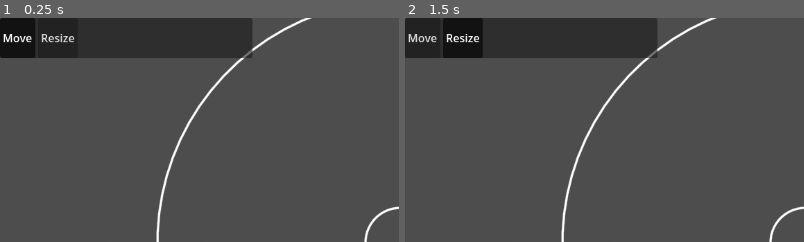
Above: before the commit, frames 1-2 (left to right).
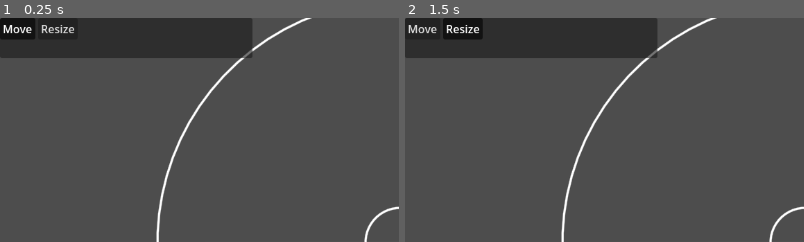
Above: after the commit, the same moments.

Repository: feyrkh/ritualist
Game: Godot game, scene res://ritual/RitualDesignUI.tscn
The game is run twice, just before and just after one commit, with the same random seed, the same clock (stepped at 60 frames per second) and the same inputs.
Inputs:
- Up to frame 1 (0.25 s): no input
- Up to frame 2 (1.5 s): click "Move" at 0.5 s; click "Resize" at 1.25 s
The pictures show only the part of the screen within x 0-50%, y 0-50%; the shares and areas given below are measured in that part.

The runs differ from the first frame. In frame 1, 1.3% of the frame differs, in the area x 0-19%, y 3-18%; in frame 2, 1.4%, in the area x 0-20%, y 3-18%.

Commit message:
Mouse  handle freeze, cursor modes
Move mouse handle logic into top-level UI

Diff:
--- a/project.godot
+++ b/project.godot
@@ -51,6 +51,11 @@
 "events": [Object(InputEventKey,"resource_local_to_scene":false,"resource_name":"","device":-1,"window_id":0,"alt_press …(182 unchanged characters)…
 ]
 }
+select_item={
+"deadzone": 0.5,
+"events": [Object(InputEventMouseButton,"resource_local_to_scene":false,"resource_name":"","device":-1,"window_id":0,"alt_pressed":false,"shift_pressed":false,"ctrl_pressed":false,"meta_pressed":false,"button_mask":0,"position":Vector2(0, 0),"global_position":Vector2(0, 0),"factor":1.0,"button_index":2,"canceled":false,"pressed":false,"double_click":false,"script":null)
+]
+}
 
 [rendering]
 
--- a/ritual/MouseHandle.gd
+++ b/ritual/MouseHandle.gd
@@ -5,18 +5,31 @@
 const HANDLE_RADIUS_BLEED:float = MouseHandle.HANDLE_RADIUS * 3
 const inactive_color = Color(0.9, 0.9, 0.9, 0)
 const active_color = Color(0.7, 1, 0.7, 0.95)
+const frozen_color = Color(0.7, 0.7, 1, 0.95)
 
 var currentHandleOwner:RitualDesignElement
-var dragging:bool = false
 var mousePosDragStart:Vector2
+var frozen:bool = false
+
+func _ready():
+	RitualDesignEvents.mouse_handle_freeze.connect(_mouse_handle_freeze)
+	RitualDesignEvents.mouse_handle_unfreeze.connect(_mouse_handle_unfreeze)
 
 func _draw():
 	draw_circle(Vector2.ZERO, HANDLE_RADIUS, Color(0.9, 0.9, 1, 0.6))
 
+func _mouse_handle_freeze():
+	frozen = true
+	modulate = frozen_color
+	print("Freezing mouse")
+
+func _mouse_handle_unfreeze():
+	frozen = false
+	modulate = inactive_color
+	currentHandleOwner = null
+	print("Unfreezing mouse")
+
 func is_clickable(designElement:RitualDesignElement, actual_dist:float):
-	if dragging:
-		print("Dragging, skipping is_clickable")
-		return
 	if designElement == null and currentHandleOwner != null:
 		modulate = inactive_color
 		currentHandleOwner = null
@@ -29,19 +42,3 @@
 		print("Selected ", currentHandleOwner, " as current handle owner")
 	if designElement == null:
 		modulate.a = clampf(0.7 - (actual_dist - HANDLE_RADIUS)/HANDLE_RADIUS_BLEED, 0, 0.8)
-
-func _unhandled_input(event:InputEvent):
-	if dragging:
-		global_position = get_global_mouse_position()
-	if event is InputEventMouseButton and event.is_action("drag_item"):
-		if event.is_pressed():
-			if currentHandleOwner:
-				dragging = true
-				mousePosDragStart = global_position
-				RitualDesignEvents.mouse_handle_drag_start.emit(mousePosDragStart, currentHandleOwner)
-		elif event.is_released():
-			dragging = false
-			RitualDesignEvents.mouse_handle_drag_stop.emit(global_position, currentHandleOwner)
-		get_viewport().set_input_as_handled()
-	elif dragging and event is InputEventMouseMotion:
-		RitualDesignEvents.mouse_handle_dragged.emit(mousePosDragStart, global_position, currentHandleOwner)
--- a/ritual/RitualDesignEvents.gd
+++ b/ritual/RitualDesignEvents.gd
@@ -6,6 +6,10 @@
 signal mouse_handle_drag_start(global_start_pos:Vector2, dragged_element:RitualDesignElement)
 signal mouse_handle_drag_stop(global_end_pos:Vector2, dragged_element:RitualDesignElement)
 signal mouse_handle_dragged(global_start_pos:Vector2, global_cur_pos:Vector2, dragged_element:RitualDesignElement)
+signal mouse_handle_freeze()
+signal mouse_handle_unfreeze()
+signal item_menu_open(owningElement:RitualDesignElement)
+signal item_menu_close()
 
 var mouseHandle:Node2D
 
--- a/ritual/RitualDesignUI.gd
+++ b/ritual/RitualDesignUI.gd
@@ -1,6 +1,12 @@
 extends Node2D
 
 enum DragMode {MOVE, RESIZE}
+enum CursorMode {
+	NORMAL, # Moving mouse freely, cursor shows ghosts of what is selectable
+	DRAGGING, # In the middle of a drag operation
+	PLACING, # In the middle of placing a design element (like a ritual circle)
+	CONNECTING, # In the middle of connecting one design element to another
+}
 
 var mouseHandle:MouseHandle
 var currentInteractiveComponents:Array[RitualDesignElement] = []
@@ -10,7 +16,12 @@
 			print("Clickable component changed: ", val)
 		clickableInteractiveComponent = val
 var lastMousePos:Vector2
-var drag_mode:DragMode = DragMode.MOVE
+var dragMode:DragMode = DragMode.MOVE
+var cursorMode:CursorMode = CursorMode.NORMAL:
+	set(val):
+		if val != cursorMode:
+			print("Cursor mode changed: ", val)
+			cursorMode = val
 @onready var dragModeButtons:Array[Button] = [find_child("MoveButton"), find_child("ResizeButton")]
 
 # Called when the node enters the scene tree for the first time.
@@ -24,6 +35,12 @@
 	RitualDesignEvents.mouse_handle_drag_start.connect(_mouse_handle_drag_start)
 	RitualDesignEvents.mouse_handle_drag_stop.connect(_mouse_handle_drag_stop)
 	RitualDesignEvents.mouse_handle_dragged.connect(_mouse_handle_dragged)
+	RitualDesignEvents.mouse_handle_unfreeze.connect(_mouse_handle_unfreeze)
+
+func _mouse_handle_unfreeze():
+	# clear the current clickable component and then check to see which one it should be again
+	clickableInteractiveComponent = null
+	_update_mouse_handle_visibility()
 
 func _mouse_handle_drag_start(global_start_pos:Vector2, dragged_element:RitualDesignElement):
 	if dragged_element:
@@ -38,13 +55,14 @@
 		dragged_element.stop_drag()
 	else:
 		print("Tried to stop drag, but no dragged element")
+	cursorMode = CursorMode.NORMAL
 
 func _mouse_handle_dragged(global_start_pos:Vector2, global_end_pos:Vector2, dragged_element:RitualDesignElement):
 	if dragged_element:
-		if drag_mode == DragMode.MOVE:
+		if dragMode == DragMode.MOVE:
 			print("Trying to move")
 			dragged_element.drag_move(global_start_pos, global_end_pos)
-		elif drag_mode == DragMode.RESIZE:
+		elif dragMode == DragMode.RESIZE:
 			print("Trying to resize")
 			dragged_element.drag_resize(global_start_pos, global_end_pos)
 	else:
@@ -63,14 +81,49 @@
 	if event.is_action_pressed("toggle_drag_mode"):
 		_toggle_drag_mode()
 
+
+func _unhandled_input(event:InputEvent):
+	if cursorMode == CursorMode.DRAGGING:
+		mouseHandle.global_position = get_global_mouse_position()
+	if event is InputEventMouseButton:
+		_check_drag_start_or_stop(event)
+		_check_select_design_element(event)
+	elif cursorMode == CursorMode.DRAGGING and event is InputEventMouseMotion:
+		RitualDesignEvents.mouse_handle_dragged.emit(mouseHandle.mousePosDragStart, mouseHandle.global_position, mouseHandle.currentHandleOwner)
+
+func _check_select_design_element(event:InputEventMouseButton):
+	if event.is_action_pressed("select_item"):
+		if mouseHandle.frozen:
+			RitualDesignEvents.mouse_handle_unfreeze.emit()
+			return
+		RitualDesignEvents.mouse_handle_freeze.emit()
+
+func _check_drag_start_or_stop(event:InputEventMouseButton):
+	if event.is_action("drag_item"):
+		if mouseHandle.frozen:
+			RitualDesignEvents.mouse_handle_unfreeze.emit()
+			return
+		if event.is_pressed():
+			if mouseHandle.currentHandleOwner:
+				cursorMode = CursorMode.DRAGGING
+				mouseHandle.mousePosDragStart = mouseHandle.global_position
+				RitualDesignEvents.mouse_handle_drag_start.emit(mouseHandle.mousePosDragStart, mouseHandle.currentHandleOwner)
+		elif event.is_released():
+			cursorMode == CursorMode.NORMAL
+			RitualDesignEvents.mouse_handle_drag_stop.emit(mouseHandle.global_position, mouseHandle.currentHandleOwner)
+		get_viewport().set_input_as_handled()
+
+
 func _toggle_drag_mode():
-	if !mouseHandle.dragging:
+	if cursorMode != CursorMode.DRAGGING:
 		for i in range(dragModeButtons.size()):
 			if dragModeButtons[i].button_pressed:
 				dragModeButtons[(i+1) % dragModeButtons.size()].button_pressed = true
 				break
 
 func _update_mouse_handle_visibility():
+	if mouseHandle.frozen or cursorMode == CursorMode.DRAGGING:
+		return
 	var mouse_world_pos = get_global_mouse_position()
 	if mouse_world_pos != lastMousePos:
 		lastMousePos = mouse_world_pos
@@ -103,8 +156,8 @@
 
 func _on_move_button_toggled(toggled_on):
 	if toggled_on:
-		drag_mode = DragMode.MOVE
+		dragMode = DragMode.MOVE
 
 func _on_resize_button_toggled(toggled_on):
 	if toggled_on:
-		drag_mode = DragMode.RESIZE
+		dragMode = DragMode.RESIZE
--- a/ritual/RitualDesignUI.tscn
+++ b/ritual/RitualDesignUI.tscn
@@ -2,7 +2,7 @@
 
 [ext_resource type="Script" path="res://ritual/RitualDesignUI.gd" id="1_ty8pw"]
 [ext_resource type="Script" path="res://ZoomingCamera.gd" id="2_7l8yx"]
-[ext_resource type="PackedScene" uid="uid://bkuavt54r1gsw" path="res://ritual/RitualCircle.tscn" id="3_j43sm"]
+[ext_resource type="PackedScene" uid="uid://bkuavt54r1gsw" path="res://ritual/physical/RitualCircle.tscn" id="3_j43sm"]
 
 [sub_resource type="ButtonGroup" id="ButtonGroup_k6nkt"]
 
@@ -22,10 +22,13 @@
 offset_right = 364.0
 offset_bottom = 58.0
 
-[node name="DragModeContainer" type="HBoxContainer" parent="UIOverlay/PanelContainer"]
+[node name="VBoxContainer" type="VBoxContainer" parent="UIOverlay/PanelContainer"]
 layout_mode = 2
 
-[node name="MoveButton" type="Button" parent="UIOverlay/PanelContainer/DragModeContainer"]
+[node name="DragModeContainer" type="HBoxContainer" parent="UIOverlay/PanelContainer/VBoxContainer"]
+layout_mode = 2
+
+[node name="MoveButton" type="Button" parent="UIOverlay/PanelContainer/VBoxContainer/DragModeContainer"]
 layout_mode = 2
 focus_mode = 0
 toggle_mode = true
@@ -33,12 +36,15 @@
 button_group = SubResource("ButtonGroup_k6nkt")
 text = "Move"
 
-[node name="ResizeButton" type="Button" parent="UIOverlay/PanelContainer/DragModeContainer"]
+[node name="ResizeButton" type="Button" parent="UIOverlay/PanelContainer/VBoxContainer/DragModeContainer"]
 layout_mode = 2
 focus_mode = 0
 toggle_mode = true
 button_group = SubResource("ButtonGroup_k6nkt")
 text = "Resize"
+
+[node name="RitualElementItemMenu" type="HBoxContainer" parent="UIOverlay/PanelContainer/VBoxContainer"]
+layout_mode = 2
 
 [node name="OriginLines" type="Node2D" parent="."]
 
@@ -71,5 +77,5 @@
 [node name="RitualCircle2" parent="." instance=ExtResource("3_j43sm")]
 radius = 350.0
 
-[connection signal="toggled" from="UIOverlay/PanelContainer/DragModeContainer/MoveButton" to="." method="_on_move_button_toggled"]
-[connection signal="toggled" from="UIOverlay/PanelContainer/DragModeContainer/ResizeButton" to="." method="_on_resize_button_toggled"]
+[connection signal="toggled" from="UIOverlay/PanelContainer/VBoxContainer/DragModeContainer/MoveButton" to="." method="_on_move_button_toggled"]
+[connection signal="toggled" from="UIOverlay/PanelContainer/VBoxContainer/DragModeContainer/ResizeButton" to="." method="_on_resize_button_toggled"]
--- /dev/null
+++ b/ritual/commands/CreateDownstreamCircle.gd
@@ -0,0 +1,6 @@
+extends Button
+class_name CreateDownstreamCircle
+
+# Called when the node enters the scene tree for the first time.
+func _ready():
+	text = "Downstream Circle"
--- /dev/null
+++ b/ritual/commands/CreateUpstreamCircle.gd
@@ -0,0 +1,7 @@
+extends Button
+class_name CreateUpstreamCircle
+
+
+# Called when the node enters the scene tree for the first time.
+func _ready():
+	text = "Upstream Circle"
--- a/ritual/RitualCircle.tscn
+++ b/ritual/physical/RitualCircle.tscn
@@ -1,6 +1,6 @@
 [gd_scene load_steps=3 format=3 uid="uid://bkuavt54r1gsw"]
 
-[ext_resource type="Script" path="res://ritual/RitualCircle.gd" id="1_awowx"]
+[ext_resource type="Script" path="res://ritual/physical/RitualCircle.gd" id="1_awowx"]
 [ext_resource type="Script" path="res://ritual/DesignElementMouseHandler.gd" id="2_tyb6h"]
 
 [node name="RitualCircle" type="Node2D"]
Renamed: ritual/shapes/RitualDesignElement.gd -> ritual/abstract/RitualDesignElement.gd
Renamed: ritual/RitualCircle.gd -> ritual/physical/RitualCircle.gd
